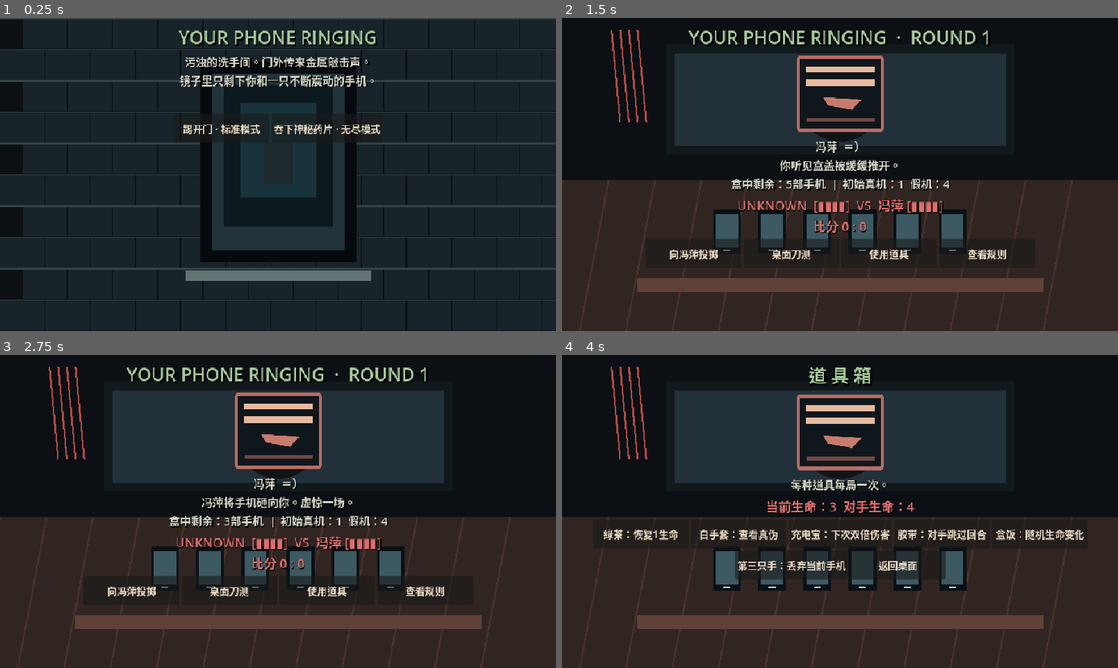
Above: before the commit, frames 1-4 (two rows, left to right).
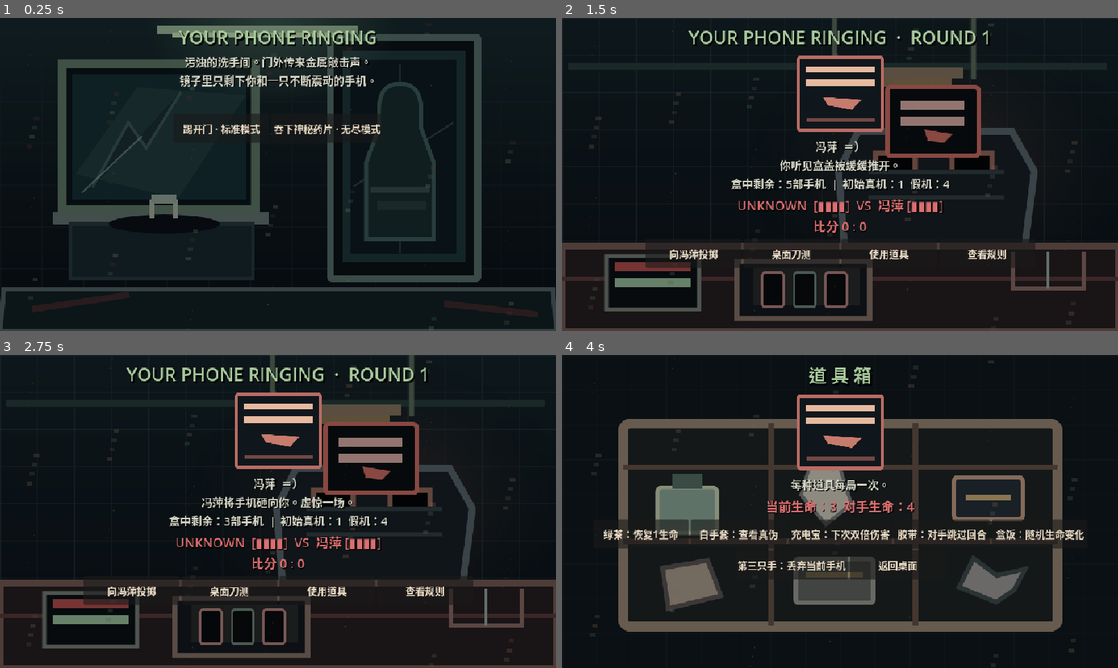
Above: after the commit, the same moments.

Repository: 114514dude/114514dude
Game: Godot game, scene res://main.tscn
The game is run twice, just before and just after one commit, with the same random seed, the same clock (stepped at 60 frames per second) and the same inputs.
Inputs:
- Up to frame 1 (0.25 s): no input
- Up to frame 2 (1.5 s): click "踢开门 · 标准模式" at 0.5 s; click "签署 / 撕毁纸张" at 1.25 s
- Up to frame 3 (2.75 s): click "向冯萍投掷" at 2 s
- Up to frame 4 (4 s): click "桌面刀测" at 2.75 s; click "使用道具" at 3.5 s

The runs differ from the first frame. In frame 1, 27% of the frame differs, in the area x 0-100%, y 0-100%; in frame 2, 41%; in frame 3, 41%; in frame 4, 55%.

Commit message:
Render illustrated SVG backgrounds without occlusion

Diff:
--- a/YourPhoneRinging/main.gd
+++ b/YourPhoneRinging/main.gd
@@ -5,7 +5,6 @@
 const RED = Color("#dc6e6e")
 const GREEN = Color("#a7c99b")
 var rng = RandomNumberGenerator.new()
-var art_layer: Node2D
 var root: VBoxContainer
 var scene_image: TextureRect
 var scene_tint: ColorRect
@@ -51,9 +50,6 @@
 	scene_tint.set_anchors_and_offsets_preset(Control.PRESET_FULL_RECT)
 	scene_tint.mouse_filter = Control.MOUSE_FILTER_IGNORE
 	add_child(scene_tint)
-	art_layer = Node2D.new()
-	art_layer.set_script(load("res://pixel_art.gd"))
-	add_child(art_layer)
 	root = VBoxContainer.new()
 	root.set_anchors_and_offsets_preset(Control.PRESET_FULL_RECT)
 	root.offset_left = 22
@@ -71,8 +67,6 @@
 
 
 func reset_view(title: String) -> void:
-	if is_instance_valid(art_layer):
-		art_layer.scene_kind = stage
 	for child in root.get_children():
 		root.remove_child(child)
 		child.queue_free()
